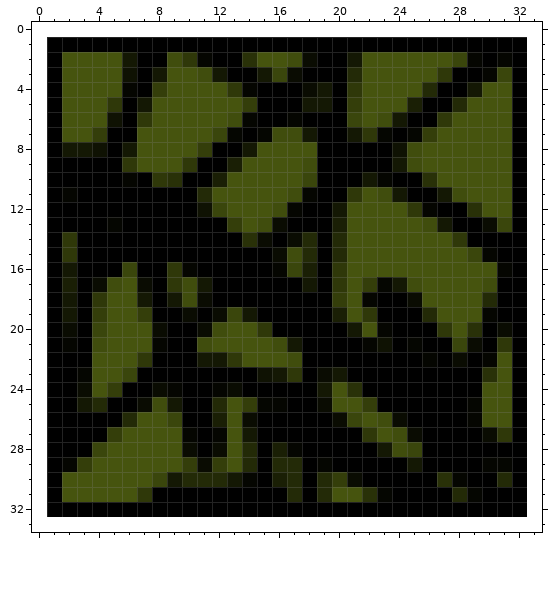
Two states of a pixel-art sprite, assets/img/tiles/grass3.png. That is the earlier state.
The file is 32x32 pixels. Colours within 5 levels of each other are drawn and written as one. The old version is drawn lined up with the new one, on the new canvas.
The result:
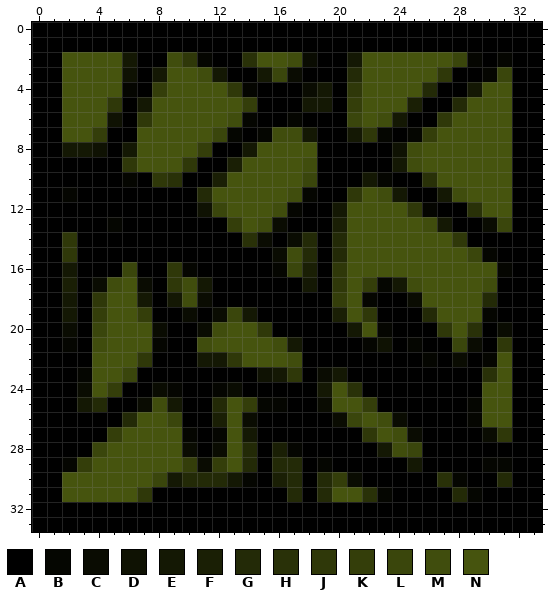
Palette (. is transparent): A #000000  B #050601  C #0a0c02  D #0f1203  E #141804  F #1a1f05  G #232a07  H #293108  J #2f3809  K #343e0a  L #3a460c  M #404d0d  N #46540e
Change:
canvas 32x32 -> 34x34, the old top-left corner now at 1,1
@@ x 0..33 @@
- 0 ..................................
- 1 .AAAAAAAAAAAAAAAAAAAAAAAAAAAAAAAA.
- 2 .ANNNNEAAMJBAAHNNMCAAENNNNNNLBABA.
- 3 .ANNNNDAENNMEAAELCAAAGNNNNNJAABLA.
- 4 .ANNNNBAKNNNNJBAAACEAJNNNNGAAENNA.
- 5 .ANNNJAENNNNNNKAAAEEAKNNNFAAGNNNA.
- 6 .ANNNDAJNNNNNMBAABAAALNMEAAJNNNNA.
- 7 .ANNKAANNNNNLBABMMEAAEJBABKNNNNNA.
- 8 .AEEDAENNNNKAAENNNNAAAAADMNNNNNNA.
- 9 .AAAAAJNNNJAAFNNNNMAAAAAEMNNNNNNA.
-10 .AAAAABAJHAAFNNNNNLAAAEBAAHNNNNNA.
-11 .ABAAAAAAAAGNNNNNMBAAJNMEAAEMNNNA.
-12 .AAAAAAAAAADLNNNMBAAENNNNJBAAHNNA.
-13 .AAAABAAAAAAAKNMCAAAFNNNNNMEAACLA.
-14 .AJAAAAAAAAAAAHCACGAGNNNNNNNJAAAA.
-15 .AJAAAAAAAAAAAAACMGAGNNNNNNNNLBAA.
-16 .AEAAALAAJBAAAAABLFAJNNNNNNNNNNBA.
-17 .AFACMNCAJMEAAAAAAEAJNKBEMNNNNMAA.
-18 .AEAJNNEAEMCAAAAAAAAKNBAACNNNNGAA.
-19 .AEAKNNKAACACLEAAAAAFNJAAAGNNNBAA.
-20 .ACALNNNCAACMNNJAAAAAENBAAAJNHACA.
-21 .ABAMNNNBAAMNNNNMEAAAABDABAALCAJA.
-22 .AAANNNJAAAEEJNNNMAAAAAAAABACABNA.
-23 .AABNNLAAAAAAAADEJACEAAAAAAAAAHNA.
-24 .AACNKAACBAABCAAAAAENHAAAAAAAANNA.
-25 .AAEGAACMEAAGNKBBAACNNKAAAAAABNNA.
-26 .AAAAAGNNLAAFNCAAAAACLNMCAAAABNNA.
-27 .AAAAKNNNNBABNEAAAAAAAJNMCAAAACJA.
-28 .AAALNNNNNCACNGAFBAAAAAEMLAAAAAAA.
-29 .ABKNNNNNNKCKNGAGGABAAAAAEAAAABBA.
-30 .ANNNNNNLEGGGEBAFGAGKCAAAAAHBAAGA.
-31 .ANNNNNJAAAAAAAAAGAGNNHBAAAAGBAAA.
-32 .AAAAAAAAAAAAAAAAAAAAAAAAAAAAAAAA.
-33 ..................................
+ 0 AAAAAAAAAAAAAAAAAAAAAAAAAAAAAAAAAA
+ 1 AAAAAAAAAAAAAAAAAAAAAAAAAAAAAAAAAA
+ 2 AANNNNEAAMJBAAHNNMCAAENNNNNNLBABAA
+ 3 AANNNNDAENNMEAAELCAAAGNNNNNJAABLAA
+ 4 AANNNNBAKNNNNJBAAACEAJNNNNGAAENNAA
+ 5 AANNNJAENNNNNNKAAAEEAKNNNFAAGNNNAA
+ 6 AANNNDAJNNNNNMBAABAAALNMEAAJNNNNAA
+ 7 AANNKAANNNNNLBABMMEAAEJBABKNNNNNAA
+ 8 AAEEDAENNNNKAAENNNNAAAAADMNNNNNNAA
+ 9 AAAAAAJNNNJAAFNNNNMAAAAAEMNNNNNNAA
+10 AAAAAABAJHAAFNNNNNLAAAEBAAHNNNNNAA
+11 AABAAAAAAAAGNNNNNMBAAJNMEAAEMNNNAA
+12 AAAAAAAAAAADLNNNMBAAENNNNJBAAHNNAA
+13 AAAAABAAAAAAAKNMCAAAFNNNNNMEAACLAA
+14 AAJAAAAAAAAAAAHCACGAGNNNNNNNJAAAAA
+15 AAJAAAAAAAAAAAAACMGAGNNNNNNNNLBAAA
+16 AAEAAALAAJBAAAAABLFAJNNNNNNNNNNBAA
+17 AAFACMNCAJMEAAAAAAEAJNKBEMNNNNMAAA
+18 AAEAJNNEAEMCAAAAAAAAKNBAACNNNNGAAA
+19 AAEAKNNKAACACLEAAAAAFNJAAAGNNNBAAA
+20 AACALNNNCAACMNNJAAAAAENBAAAJNHACAA
+21 AABAMNNNBAAMNNNNMEAAAABDABAALCAJAA
+22 AAAANNNJAAAEEJNNNMAAAAAAAABACABNAA
+23 AAABNNLAAAAAAAADEJACEAAAAAAAAAHNAA
+24 AAACNKAACBAABCAAAAAENHAAAAAAAANNAA
+25 AAAEGAACMEAAGNKBBAACNNKAAAAAABNNAA
+26 AAAAAAGNNLAAFNCAAAAACLNMCAAAABNNAA
+27 AAAAAKNNNNBABNEAAAAAAAJNMCAAAACJAA
+28 AAAALNNNNNCACNGAFBAAAAAEMLAAAAAAAA
+29 AABKNNNNNNKCKNGAGGABAAAAAEAAAABBAA
+30 AANNNNNNLEGGGEBAFGAGKCAAAAAHBAAGAA
+31 AANNNNNJAAAAAAAAAGAGNNHBAAAAGBAAAA
+32 AAAAAAAAAAAAAAAAAAAAAAAAAAAAAAAAAA
+33 AAAAAAAAAAAAAAAAAAAAAAAAAAAAAAAAAA
Pixel boxes of the changes (left, top, right, bottom) in both pictures:
added: (32, 22, 542, 532)
